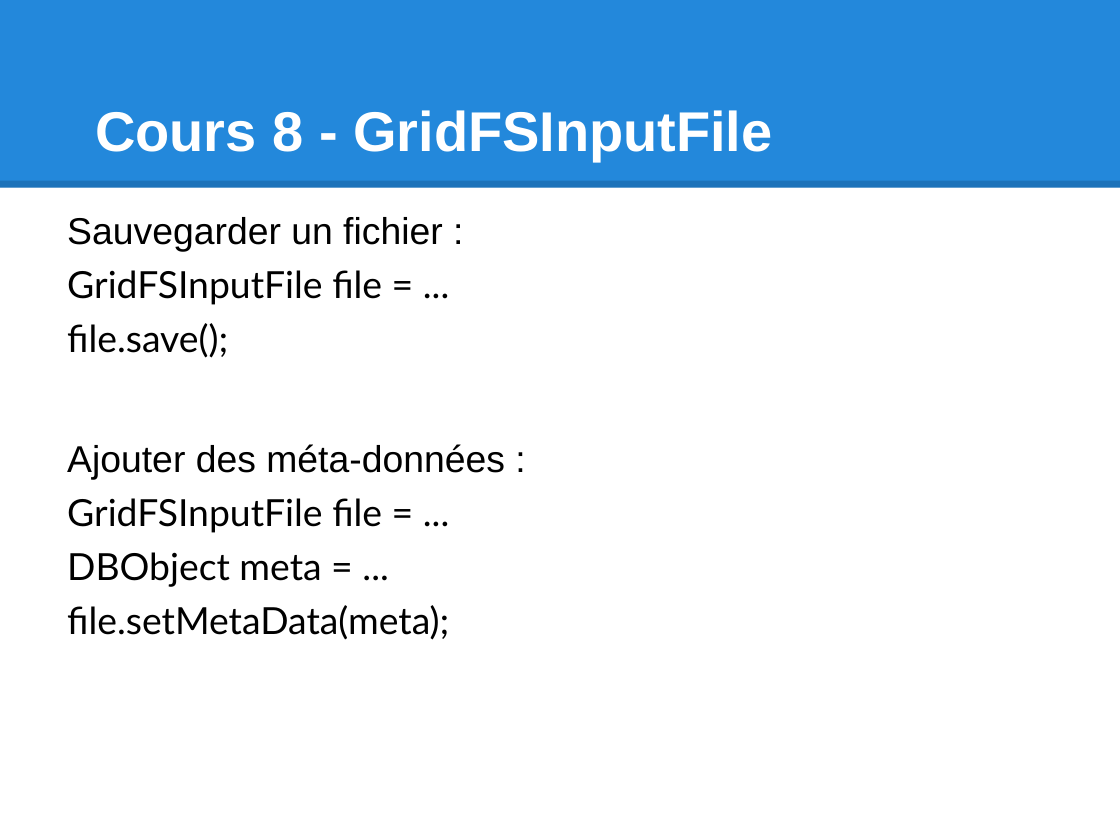
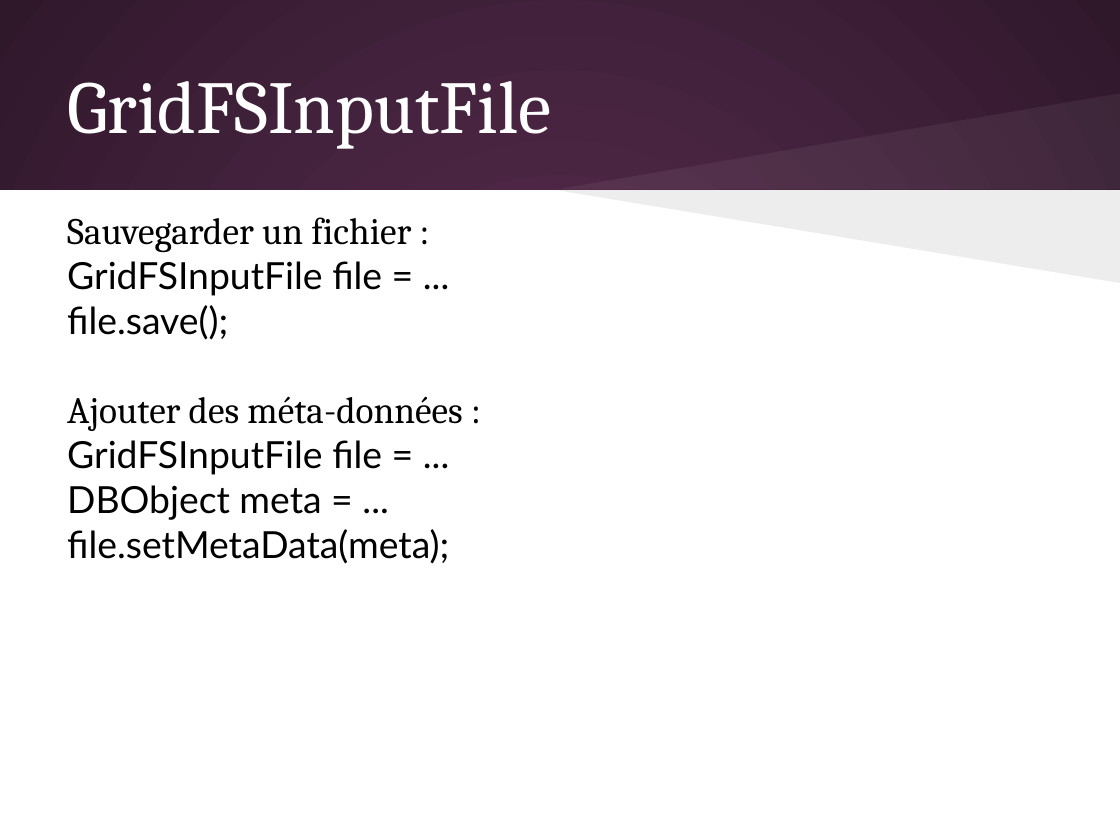
Before and after one commit to olivier-pitton/dant, a slide deck: slide 51 of mongodb/Cours_NoSQL.pptx. Drawn at 1120x840 pixels with LibreOffice and Linux fonts; fonts in the diff are those of the drawing. Boxes give left, top, right and bottom in pixels: in the first picture for what was removed or moved away, otherwise in the second. Text is boxed around its words. In the diff, an @@ line names an element or a change of style, - is before the commit and + after.

```diff
--- a/mongodb/Cours_NoSQL.pptx
+++ b/mongodb/Cours_NoSQL.pptx
@@ background #FFFFFF to gradient #592D50 to #30182B @@
@@ rectangle removed at [0, 0, 1120, 188] @@
@@ title "GridFSInputFile" at [67, 81, 551, 149]: vertical alignment bottom to middle @@
@@ title at [67, 81, 551, 149]: text changed; size 36 to 48 pt; font Arial to Cambria; bold off @@
-Cours 8 - GridFSInputFile
+GridFSInputFile
@@ freeform shape added at [554, 93, 1120, 189], fill #FFFFFF at 6% opacity @@
@@ line removed from (0, 184) to (1120, 184) @@
@@ rectangle added at [0, 190, 1120, 840], fill #FFFFFF @@
@@ text "Sauvegarder un fichier :" at [67, 217, 462, 564]: font Arial to Cambria in "Sauvegarder un fichier :", "Ajouter des méta-données :"; indent changed; less space between paragraphs @@
@@ freeform shape added at [554, 189, 1120, 282], fill #000000 at 7% opacity @@
```
Also in this commit, not shown: 79 other slides changed, 1 other file.
